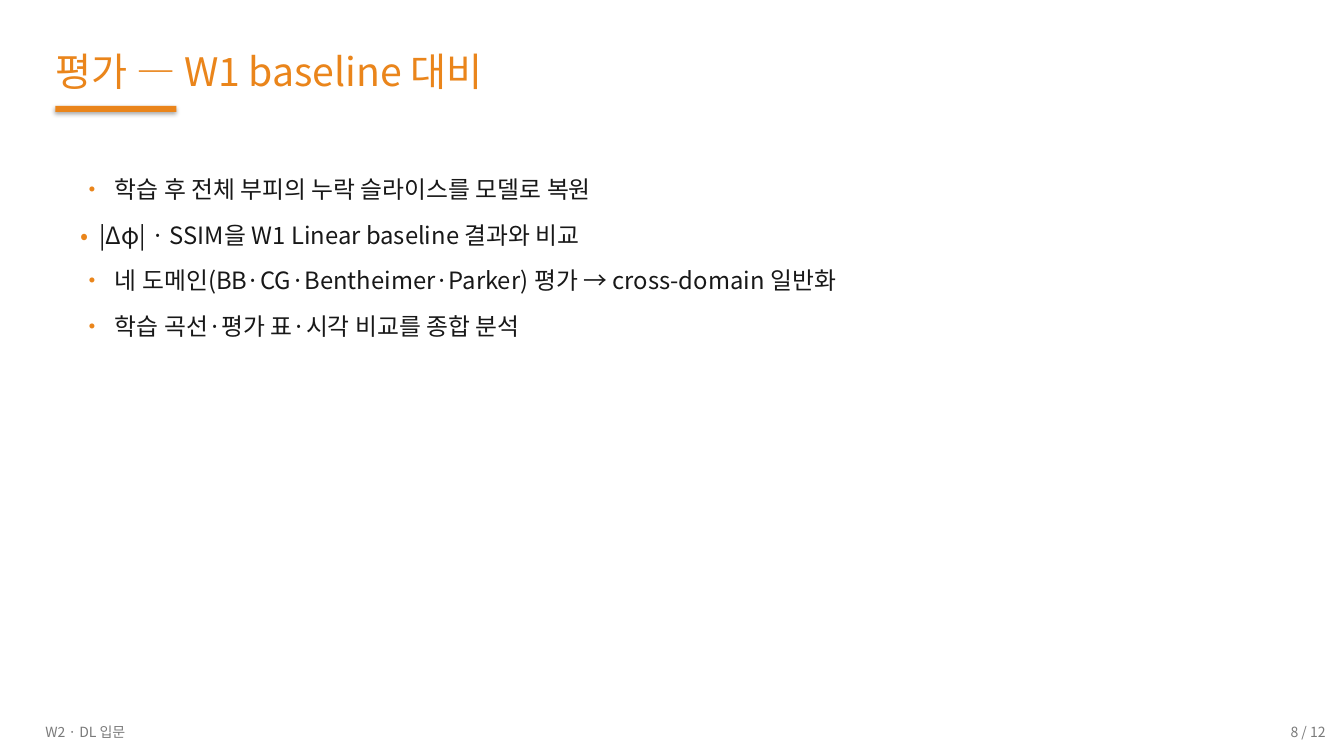
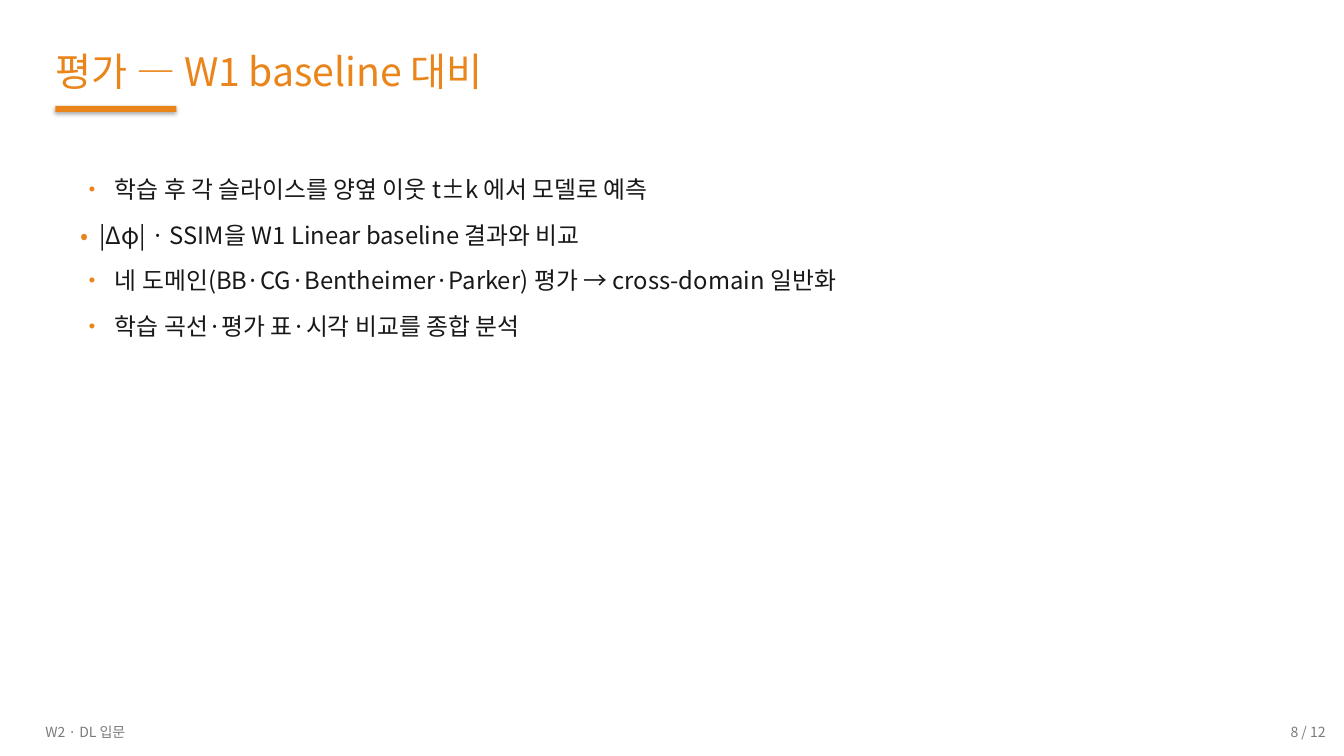
Before and after one commit to 01willy/Digital_rock_DL_Education, a slide deck: slide 8 of web/downloads/shared/w2/W2.pptx. Drawn at 1344x756 pixels with LibreOffice and Linux fonts; fonts in the diff are those of the drawing. Boxes give left, top, right and bottom in pixels: in the first picture for what was removed or moved away, otherwise in the second. Text is boxed around its words. In the diff, an @@ line names an element or a change of style, - is before the commit and + after.

```diff
--- a/web/downloads/shared/w2/W2.pptx
+++ b/web/downloads/shared/w2/W2.pptx
@@ text at (x1=115, y1=178, x2=648, y2=200): text changed @@
-• 학습 후 전체 부피의 누락 슬라이스를 모델로 복원
+• 학습 후 각 슬라이스를 양옆 이웃 t±k 에서 모델로 예측
```
Also in this commit, not shown: 3 other slides changed, 30 other files.
